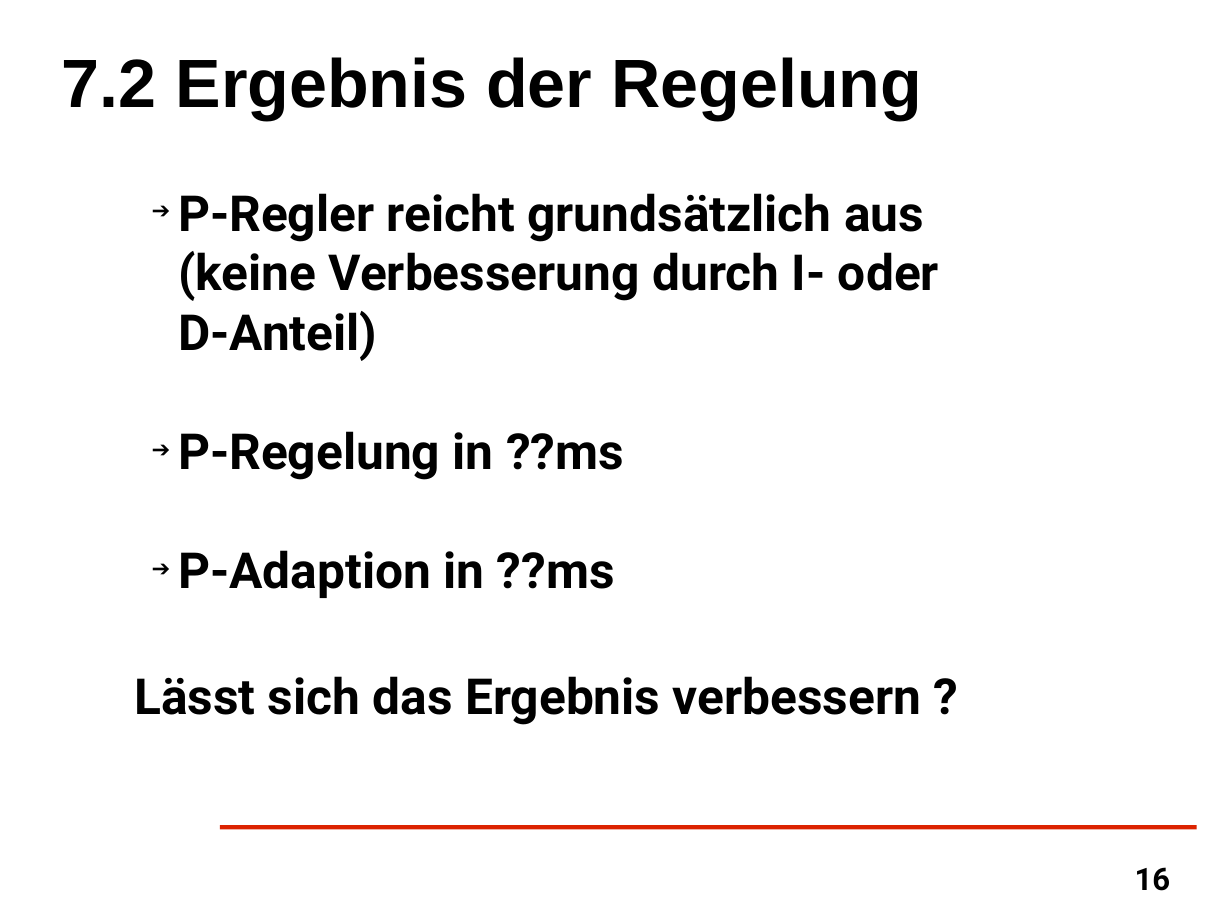
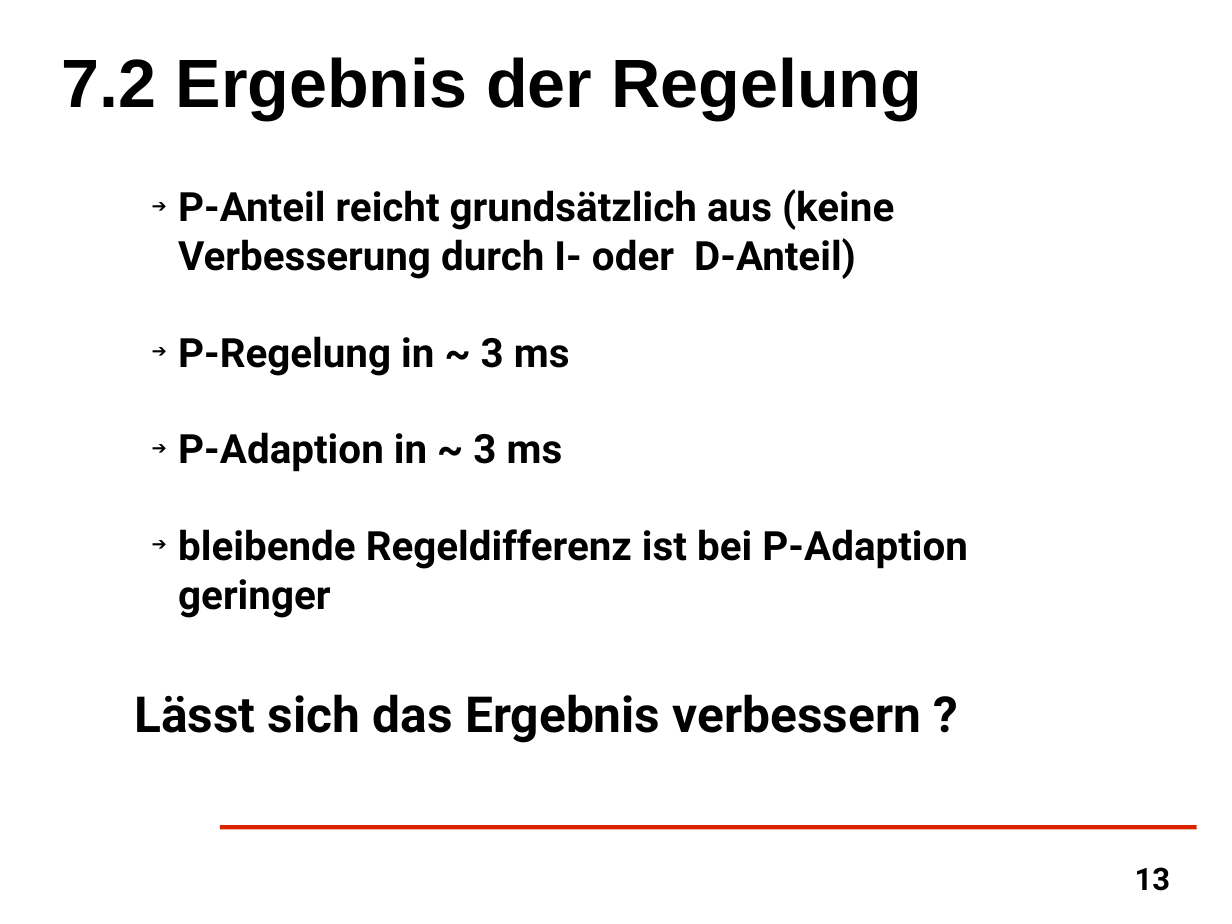
Before and after one commit to kizzm/syt_ss13, a slide deck: slide 13 of Vortrag.odp (slide 16 before the commit). Drawn at 1232x924 pixels with LibreOffice and Linux fonts; fonts in the diff are those of the drawing; background and template pictures are left out. Boxes give left, top, right and bottom in pixels: in the first picture for what was removed or moved away, otherwise in the second. Text is boxed around its words. In the diff, an @@ line names an element or a change of style, - is before the commit and + after.

```diff
--- a/Vortrag.odp
+++ b/Vortrag.odp
@@ text at (178, 189, 968, 618): text changed; size 32 to 26 pt @@
-➔ P-Regler reicht grundsätzlich aus (keine Verbesserung durch I- oder D-Anteil)
-➔ P-Regelung in ??ms
-➔ P-Adaption in ??ms
+➔ P-Anteil reicht grundsätzlich aus (keine Verbesserung durch I- oder D-Anteil)
+➔ P-Regelung in ~ 3 ms
+➔ P-Adaption in ~ 3 ms
+➔ bleibende Regeldifferenz ist bei P-Adaption geringer
@@ text "Lässt sich das Ergebnis verbessern ...": place and size @@
-text "Lässt sich das Ergebnis verbessern ..." at (134, 676, 921, 725)
+text "Lässt sich das Ergebnis verbessern ..." at (134, 694, 921, 743)
@@ page number at (1135, 867, 1171, 891): text changed @@
-16
+13
```
Also in this commit, not shown: 6 other slides changed, 2 slides added, 3 slides removed, 10 other files.
